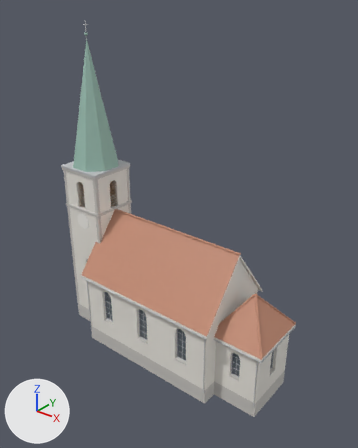
A saved change to the glTF model app/assets/models/buildings/church_needle_m.glb.
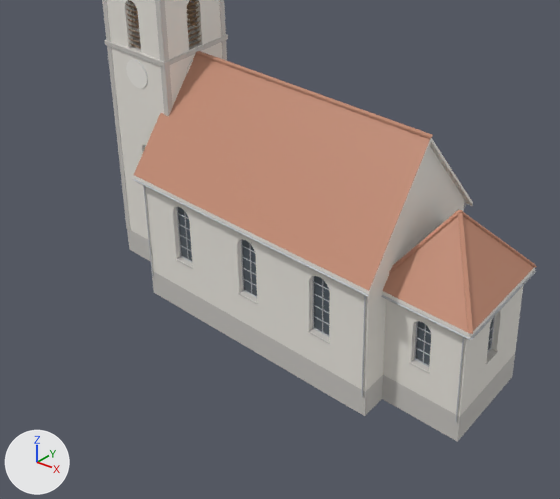
Each version is shown whole from a 50 mm camera at (32.0, -38.2, 39.8) aimed at (1.1, 0.4, 15.9), then close up on the part from 3% to 86% of the width and 41% to 100% of the height. The lights are fixed; the arrows at lower left show +X, +Y and +Z. The older version's two pictures come first. Vertices at exactly the same position are counted once.

Objects in the first close-up: 'church_needle_m'.
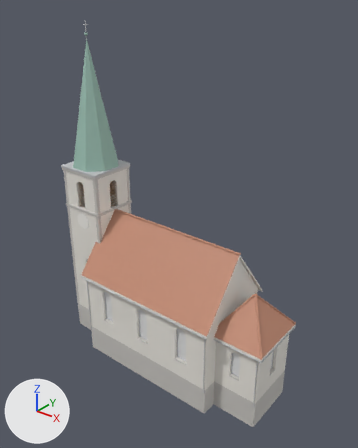
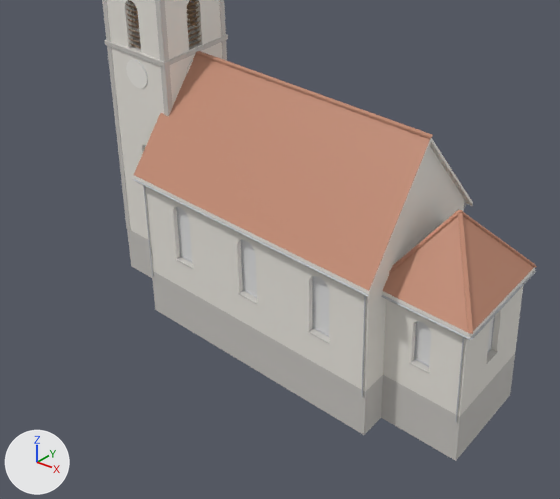
The change, as a diff of the scene's bpy script:
```diff
--- a/app/assets/models/buildings/church_needle_m.glb.py
+++ b/app/assets/models/buildings/church_needle_m.glb.py
@@ mat_leaded @@
+mat_leaded = principled_material('leaded')
+mat_leaded.base_color = (0.8, 0.8, 0.8)  # white #e7e7e7
@@ me_church_needle_m @@
 # used by ob_church_needle_m; location = (0.0, 0.0, 0.0)
-me_church_needle_m.from_pydata(...)  # 1898 vertices, 2574 faces; spans x -14.6..14.7, y -5.6..5.6, z -1.5..36.2
+me_church_needle_m.from_pydata(...)  # 1502 vertices, 1980 faces; spans x -14.6..14.7, y -5.6..5.6, z -3.0..36.2
+# me_church_needle_m part 1: 45 loose pieces with 360 vertices, spanning x -11.5..13.8, y -4.7..4.7, z 2.5..7.9, are deleted
+# me_church_needle_m part 2
+# 36 vertices are removed from x -6.4..14.1, y -5.0..5.0, z 2.3..2.6
+# 54 faces are deleted
+# 12 vertices in x -14.1..14.1, y -5.0..5.0, z -1.5 move by (0.0, 0.0, -1.5)
+# me_church_needle_m part 3: 24 faces spanning x -11.5..13.8, y -4.6..4.6, z 2.5..8.3 switch from mat_glass (greyish blue #505961) to mat_leaded (white #e7e7e7)
 me_church_needle_m.materials.append(mat_clock)
```

What differs and where, as boxes [x1, y1, x2, y2] in the close-ups (560 x 499 px):
'church_needle_m', reshaped
    before: [102, 0, 537, 442]
    after: [102, 0, 537, 461]
part 1 of me_church_needle_m, deleted (mostly hidden)
    before: [178, 211, 494, 363]
part 2 of me_church_needle_m, built on
    before: [127, 229, 515, 442]
    after: [127, 229, 515, 461]
part 3 of me_church_needle_m, recoloured
    both: [178, 207, 494, 365]
